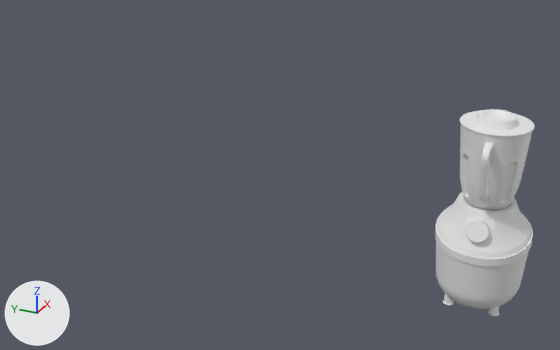
The Blender file blender.blend: old version first, new version second.
One viewpoint serves both versions: a 50 mm camera at (-23.76, -3.23, 14.27) aimed at (-2.85, 6.19, 3.82). The lights are fixed; the arrows at lower left show +X, +Y and +Z. Materials are left out; every surface is plain grey.

The scene before the commit, as lines of its bpy script (objects in view):
```python
me_circle_001 = bpy.data.meshes.new('Circle.001')
me_circle_001.from_pydata(...)  # 1860 vertices, 1858 faces; spans x -1.61..1.58, y -1.62..1.57, z -0.74..2.9
me_circle_001.polygons.foreach_set('use_smooth', [True] * 1858)
# faces by material slot: [1522, 336]
me_circle_001.materials.append(mat_material)
me_circle_001.materials.append(mat_material_001)
me_circle_002 = bpy.data.meshes.new('Circle.002')
me_circle_002.from_pydata(...)  # 436 vertices, 423 faces; spans x -1.68..1.66, y -1.69..1.64, z -0.74..2.9
me_circle_002.polygons.foreach_set('use_smooth', [True] * 423)
me_cube_001 = bpy.data.meshes.new('Cube.001')
me_cube_001.from_pydata(...)  # 400 vertices, 385 faces; spans x 4.2..24.1, y -10.1..10.1, z 0.9..2.2
me_cube_001.polygons.foreach_set('use_smooth', [True] * 385)
ob_body = bpy.data.objects.new('body', me_circle_001)
ob_body.location = (0.0, 0.0, 0.0)
_m = ob_body.modifiers.new('Subdivision', 'SUBSURF')
_m.levels = 2
ob_body_backup = bpy.data.objects.new('body-backup', me_circle_002)
ob_body_backup.location = (-1.45, 6.33, 5.24)
_m = ob_body_backup.modifiers.new('Subdivision', 'SUBSURF')
_m.levels = 2
ob_body_backup.hide_set(True)
ob_cube_001 = bpy.data.objects.new('Cube.001', me_cube_001)
ob_cube_001.location = (-1.39, -0.03, 4.21)
ob_cube_001.rotation_euler = (0.0, -0.203, 0.0)  # degrees (0, -12, 0)
ob_cube_001.scale = (0.115, 0.115, 0.66)
_m = ob_cube_001.modifiers.new('Subdivision', 'SUBSURF')
_m.levels = 2
# also in view: 'Cube' at (-0.27, -0.03, 4.19)
```
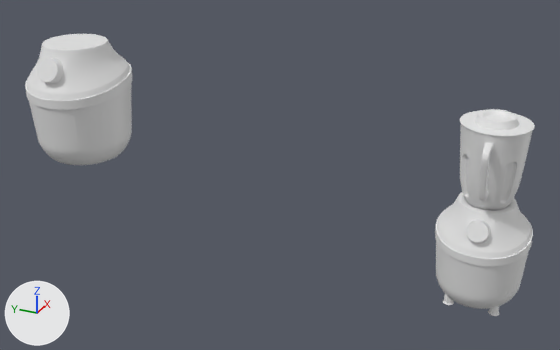
Changed parts and their boxes (x1, y1, x2, y2) in the pictures (560 x 350 px):
'body-backup', shown: after (25, 34, 132, 165)

Edits to the bpy script that builds the scene:
```text
Change ob_body_backup:
    ob_body_backup.location: (-1.45, 6.33, 5.24) -> (-5.46, 11.74, 5.36)
    remove ob_body_backup.hide_set(True)
```
